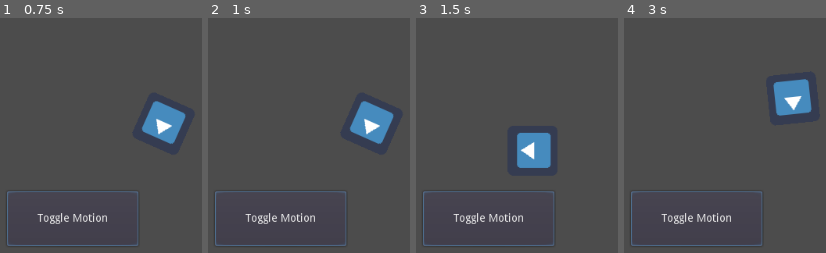
Above: before the commit, frames 1-4 (left to right).
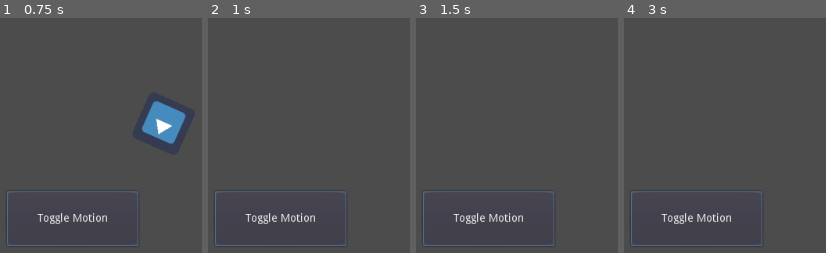
Above: after the commit, the same moments.

Repository: Santyru-C/Gamedev
Game: Godot game, scene res://Node2D.tscn
Same seed, same stepped clock (60 frames per second), same inputs: the game is played once before the commit and once after it. The engine's default icon, where the game draws it, is replaced by a stand-in: a white triangle on a blue panel in a dark square.
Inputs:
- Up to frame 1 (0.75 s): click "Toggle Motion" at 0.5 s
- Up to frame 2 (1 s): no input
- Up to frame 3 (1.5 s): click "Toggle Motion" at 1.25 s
- Up to frame 4 (3 s): click "Toggle Motion" at 2 s; tap Enter at 2.75 s

Frame 1 is identical in both runs. In frame 2, 2.6% of the frame differs, in the area x 70-93%, y 35-54%; in frame 3, 2.5%; in frame 4, 2.6%.

Commit message:
Stablish new signal

Diff:
--- a/basics/Node2D.tscn
+++ b/basics/Node2D.tscn
@@ -5,6 +5,9 @@
 [node name="Node2D" type="Node2D"]
 
 [node name="Sprite" parent="." instance=ExtResource( 1 )]
+
+[node name="Timer" type="Timer" parent="Sprite"]
+autostart = true
 
 [node name="Button" type="Button" parent="."]
 margin_left = 411.0
--- a/basics/Sprite.gd
+++ b/basics/Sprite.gd
@@ -14,3 +14,10 @@
 
 func _on_Button_pressed():
 	set_process(not is_processing())
+
+func _ready():
+	var timer = get_node("Timer")
+	timer.connect("timeout", self, "_on_Timer_timeout")
+
+func _on_Timer_timeout():
+	visible = not visible
